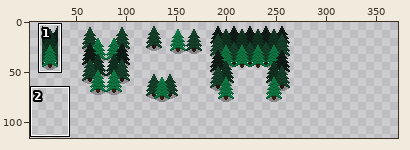
Pixel-art file: Assets/Source/AsepriteFiles/Treesies.aseprite. Above: a wide view before the commit, with the close-up outlined.
Close-up. First the earlier version:
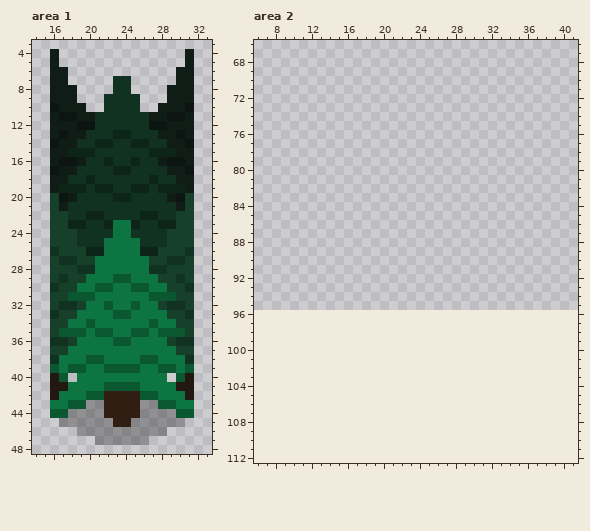
320x96 pixels, 1 frame. Colours within 5 levels of each other are drawn and written as one. Shown: area 1: x 14..33, y 3..48; area 2: x 6..41, y 66..112. The old version is drawn lined up with the new one, on the new canvas. The wide view leaves out empty margins. The commit also changed other parts of the picture, which this record leaves out.
And afterwards:
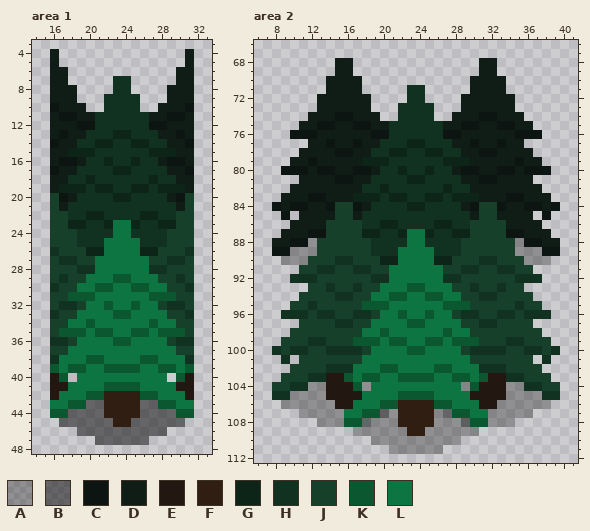
Palette (. is transparent): A #0505054e  B #05050584  C #0c1511  D #101d16  E #221711  F #301e13  G #0d2519  H #113121  J #17402b  K #0a5730  L #0d7541
Diff:
canvas 320x96 -> 384x192
Area 1:
y 43: x 20..21 AA -> BB; x 26..27 AA -> BB
y 44: x 18..21 AAAA -> BBBB; x 26..29 AAAA -> BBBB
y 45: x 17..22 AAAAAA -> BBBBBB; x 25..30 AAAAAA -> BBBBBB
y 46: x 19..28 AAAAAAAAAA -> BBBBBBBBBB
y 47: x 21..26 AAAAAA -> BBBBBB
Area 2:
y 68..69: x 15..16 .. -> DD; x 31..32 .. -> DD
y 70: x 14..17 .... -> DDDD; x 30..33 .... -> DDDD
y 71: x 14..17 .... -> DDDD; x 23..24 .. -> HH; x 30..33 .... -> DDDD
y 72: x 13..18 ...... -> DDDDDD; x 23..24 .. -> HH; x 29..34 ...... -> DDDDDD
y 73: x 13..18 ...... -> DDDDDD; x 22..25 .... -> HHHH; x 29..34 ...... -> DDDDDD
y 74: x 12..19 ........ -> DDDCCDDD; x 22..25 .... -> HHHH; x 28..35 ........ -> DDDCCDDD
y 75: x 11..36 .......................... -> DDCCDDCCDDHHHHHHDDCCDDCCDD
y 76: x 10..37 ............................ -> CCCDDDDDDCCHHHHHHCCDDDDDDCCC
y 77: x 12..35 ........................ -> DDCDDCDDHHHGGHHHDDCDDCDD
y 78: x 11..36 .......................... -> DDDDCCDDHHGGHHGGHHDDCCDDDD
y 79: x 10..37 ............................ -> DDCDDDDDGGGHHHHHHGGGDDDDDCDD
y 80: x 9..38 .............................. -> CCCDCCDDCCDHHGHHGHHDCCDDCCDCCC
y 81: x 11..36 .......................... -> DDDDCCDDHHHHGGHHHHDDCCDDDD
y 82: x 10..37 ............................ -> DDDDDDDDHHGHHHHHHGHHDDDDDDDD
y 83: x 9..38 .............................. -> DDDCCDDDGGGHGGHHGGHGGGDDDCCDDD
y 84: x 8..39 ................................ -> CDCCDDCJJCDHHHHGGHHHHDCJJCDDCCDC
y 85: x 9 . -> C; x 11..36 .......................... -> DDDDJJDHHHHHHHHHHHHDJJDDDD; x 38 . -> C
y 86: x 10..37 ............................ -> DDDDJJJJHHGGHHHHGGHHJJJJDDDD
y 87: x 9..38 .............................. -> DDDCCJJJJGGHHGLLGHHGGJJJJCCDDD
y 88: x 8..39 ................................ -> DDCCAJJJJJJHHHHLLHHHHJJJJJJACCDD
y 89: x 8..39 ................................ -> CCAAAJJJJJJHHHLLLLHHHJJJJJJAAACC
y 90: x 9..38 .............................. -> AAAJJJHHJJJGGLLLLGGJJJHHJJJAAA
y 91: x 11..36 .......................... -> JJHHJJHHJJLLLLLLJJHHJJHHJJ
y 92: x 10..37 ............................ -> HHHJJJJJJHHLLLLLLHHJJJJJJHHH
y 93: x 12..35 ........................ -> JJHJJHJJLLLKKLLLJJHJJHJJ
y 94: x 11..36 .......................... -> JJJJHHJJLLKKLLKKLLJJHHJJJJ
y 95: x 10..37 ............................ -> JJHJJJJJKKKLLLLLLKKKJJJJJHJJ
y 96: x 9..38 .............................. -> HHHJHHJJHHJLLKLLKLLJHHJJHHJHHH
y 97: x 11..36 .......................... -> JJJJHHJJLLLLKKLLLLJJHHJJJJ
y 98: x 10..37 ............................ -> JJJJJJJJLLKLLLLLLKLLJJJJJJJJ
y 99: x 9..38 .............................. -> JJJHHJJJKKKLKKLLKKLKKKJJJHHJJJ
y 100: x 8..39 ................................ -> HJHHJJHHHHJLLLLKKLLLLJHHHHJJHHJH
y 101: x 9 . -> H; x 11..36 .......................... -> JJJJJJJLLLLLLLLLLLLJJJJJJJ; x 38 . -> H
y 102: x 10..37 ............................ -> JJJJHHHLLLKKLLLLKKLLLHHHJJJJ
y 103: x 9..38 .............................. -> JJJHHEEKLKKLLKKKKLLKKLKEEHHJJJ
y 104: x 8..39 ................................ -> JJHHAAEEEKALLLLLLLLLLAKEEEAAHHJJ
y 105: x 8..39 ................................ -> HHAAAAEEEELLLLKKKKLLLLEEEEAAAAHH
y 106: x 9..38 .............................. -> AAAAAAEELLLKKFFFFKKLLLEEAAAAAA
y 107: x 11..36 .......................... -> AAAAALLKKBAFFFFABKKLLAAAAA
y 108: x 13..34 ...................... -> AAAKKBAAAFFFFAAABKKAAA
y 109: x 17..30 .............. -> AAAAAAFFAAAAAA
y 110: x 19..28 .......... -> AAAAAAAAAA
y 111: x 21..26 ...... -> AAAAAA
